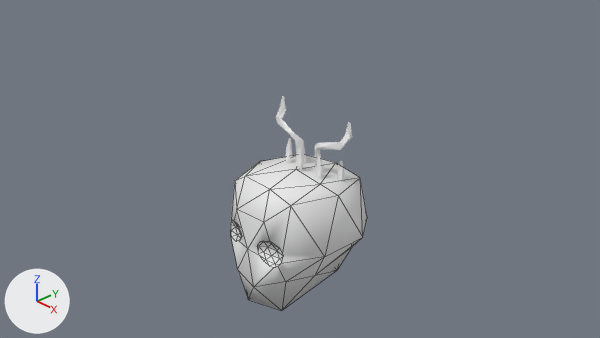
The Blender file maybraid/art/characters/horns/harrowed_crown.blend: old version first, new version second.
Camera for both pictures: the file's camera 'Camera'. Arrows for +X, +Y and +Z are at lower left; the lights stay in place. The first picture is the older version. Mesh edges are drawn as thin lines on the coarser meshes.

The first picture shows 'Icosphere', 'Thorn.001'.
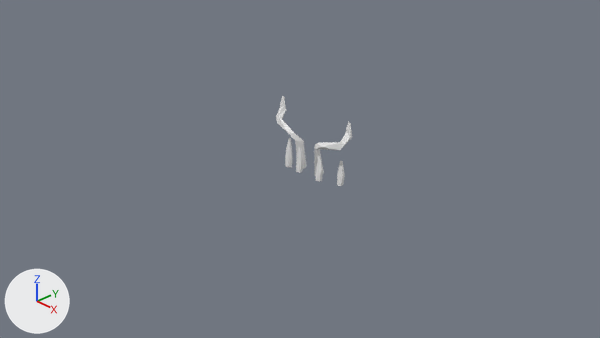
Commit message: chore: remove heads from horn crowns.

What differs and where, as boxes (x1, y1, x2, y2) in the pictures (600 x 338 px):
'Icosphere', deleted: before (231, 155, 367, 310)

What the commit changed:
Object 'Icosphere' (ob_icosphere) is deleted.
